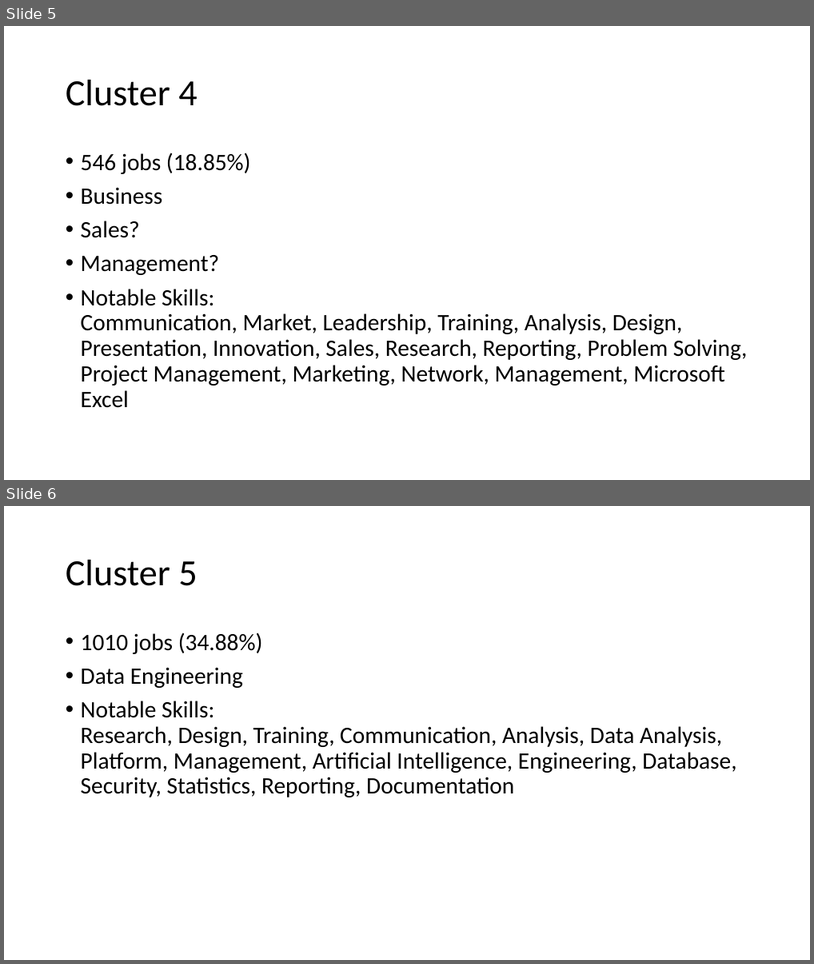
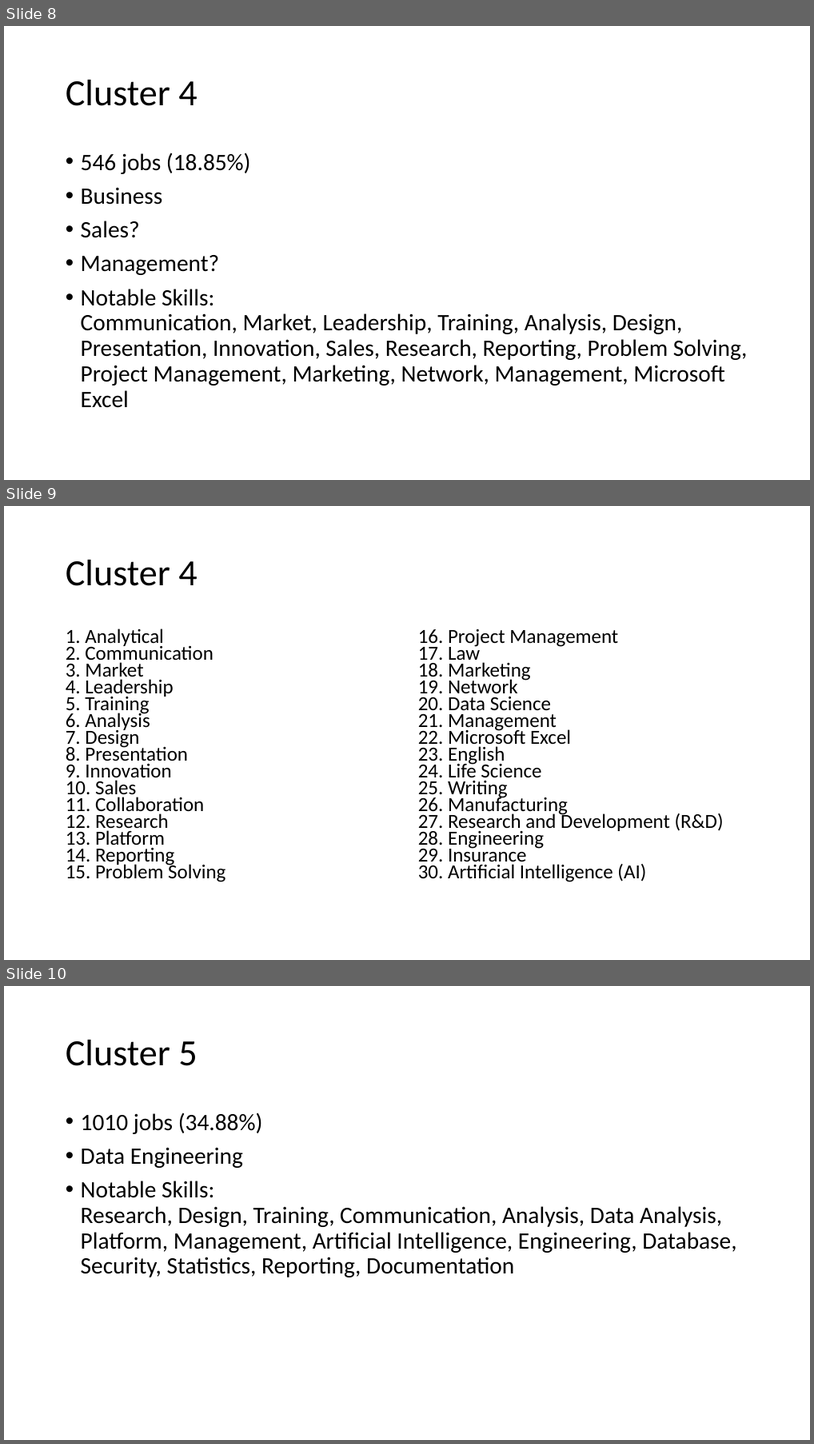
Before and after one commit to binxuankong/skills-ontology-project, a slide deck: Data Science Category.pptx. Shown one above the other, each under a label of ours: slides 5 and 6 before the commit, slides 8, 9 and 10 after it. The pictures are 814x964 and 814x1444 pixels, drawn with LibreOffice and Linux fonts; fonts in the diff are those of the drawing. Boxes give left, top, right and bottom in pixels: in the first picture for what was removed or moved away, otherwise in the second. Text is boxed around its words. In the diff, an @@ line names an element or a change of style, - is before the commit and + after.

```diff
--- a/Data Science Category.pptx
+++ b/Data Science Category.pptx
@@ slide 9 added at box(4, 506, 810, 960), background #FFFFFF @@
@@ title added at box(66, 560, 197, 586), 44 pt, text #000000 @@
+Cluster 4
@@ text added at box(66, 628, 226, 882), 23.8 pt, text #000000 @@
+1. Analytical
+2. Communication
+3. Market
+4. Leadership
+5. Training
+6. Analysis
+7. Design
+8. Presentation
+9. Innovation
+10. Sales
+11. Collaboration
+12. Research
+13. Platform
+14. Reporting
+15. Problem Solving
@@ text added at box(418, 629, 724, 882), 23.8 pt, text #000000 @@
+16. Project Management
+17. Law
+18. Marketing
+19. Network
+20. Data Science
+21. Management
+22. Microsoft Excel
+23. English
+24. Life Science
+25. Writing
+26. Manufacturing
+27. Research and Development (R&D)
+28. Engineering
+29. Insurance
+30. Artificial Intelligence (AI)
@@ what was slide 5 is now slide 8 @@
@@ what was slide 6 is now slide 10 @@
```
Also in this commit, not shown: 1 slide changed, 9 other slides added, 2 slides removed, 3 other files.
